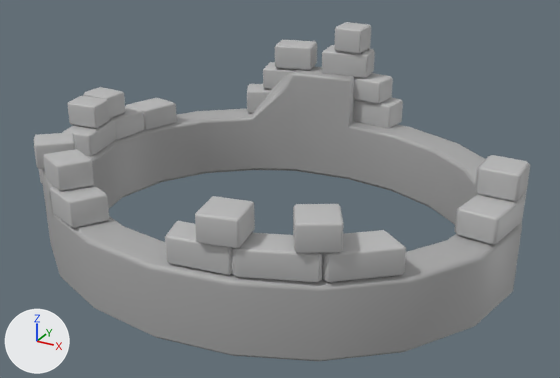
The FBX model Assets/Models/RuinV1.fbx: old version first, new version second.
Rendered twice from a 50 mm camera at (0.02, -0.1664, 0.056) aimed at (-0.0343, -0.0676, 0.0066). Every picture has the same lights, and +X, +Y and +Z are marked at lower left. The older version comes first. Where no turn or scale is listed for an object, it has been applied to the vertices.

Before the edit, the objects in view are built like this:
```python
me_mesh = bpy.data.meshes.new('Mesh')
me_mesh.from_pydata(...)  # 178 vertices, 178 faces; spans x -0.0383..0.0383, y -0.0337..0.0337, z -0.0088..0.0114
me_mesh.materials.append(mat_standardsurface1)  # grey #aaaaaa
me_mesh_001 = bpy.data.meshes.new('Mesh.001')
me_mesh_001.from_pydata(...)  # 576 vertices, 624 faces; spans x -0.0388..0.0385, y -0.034..0.0341, z -0.0091..0.0091
me_mesh_001.materials.append(mat_lambert1)  # grey #bcbcbc
ob_base = bpy.data.objects.new('Base', me_mesh)
ob_base.location = (-0.0353, -0.0664, 0.0061)
ob_bricks = bpy.data.objects.new('Bricks', me_mesh_001)
ob_bricks.location = (-0.0357, -0.0652, 0.0172)
```
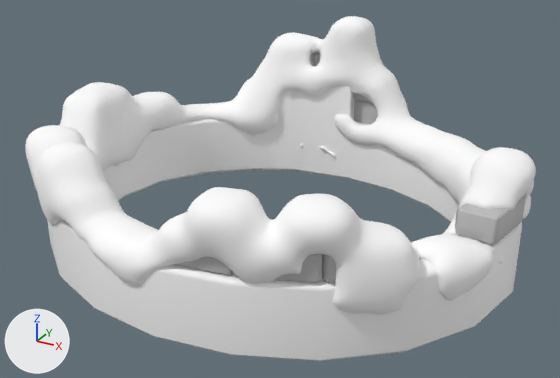
The newer file is also turned or shifted as a whole; pictures and numbers use the older file's frame.

Boxes (x1, y1, x2, y2) around the edits, measured in the pictures (560 x 378 px):
'Base', recoloured (grey to white): (47, 86, 522, 361) in both
'Base.001', added: after (25, 16, 536, 315)
'Bricks', unchanged, covered by the edit: before (34, 22, 530, 283); after (63, 49, 526, 283)

The change, as a list of edits to the scene's bpy script:
```text
Add mat_standardsurface1_006:
    mat_standardsurface1_006 = principled_material('standardSurface1.006')
    mat_standardsurface1_006.base_color = (1.0, 1.0, 1.0)  # white #ffffff
    mat_standardsurface1_006.roughness = 0.553
Add mat_snow:
    mat_snow = principled_material('Snow')
    mat_snow.base_color = (1.0, 1.0, 1.0)  # white #ffffff
    mat_snow.roughness = 1.0
Change me_mesh:
    where me_mesh.from_pydata(...)  # 178 vertices, 178 faces; spans x -0.0383..0.0383, y -0.0337..0.0337, z -0.0088..0.0114
    remove me_mesh.materials.append(mat_standardsurface1)  # grey #aaaaaa
    add me_mesh.materials.append(mat_standardsurface1_006)  # white #ffffff
Add me_mesh_013:
    me_mesh_013.from_pydata(...)  # 25077 vertices, 35475 faces; spans x -0.0392..0.0399, y -0.0349..0.0356, z -0.0022..0.0285
    me_mesh_013.materials.append(mat_snow)  # white #ffffff
Add ob_base_001:
    ob_base_001 = bpy.data.objects.new('Base.001', me_mesh_013)
    ob_base_001.location = (-0.0363, -0.0658, -0.0005)
```
